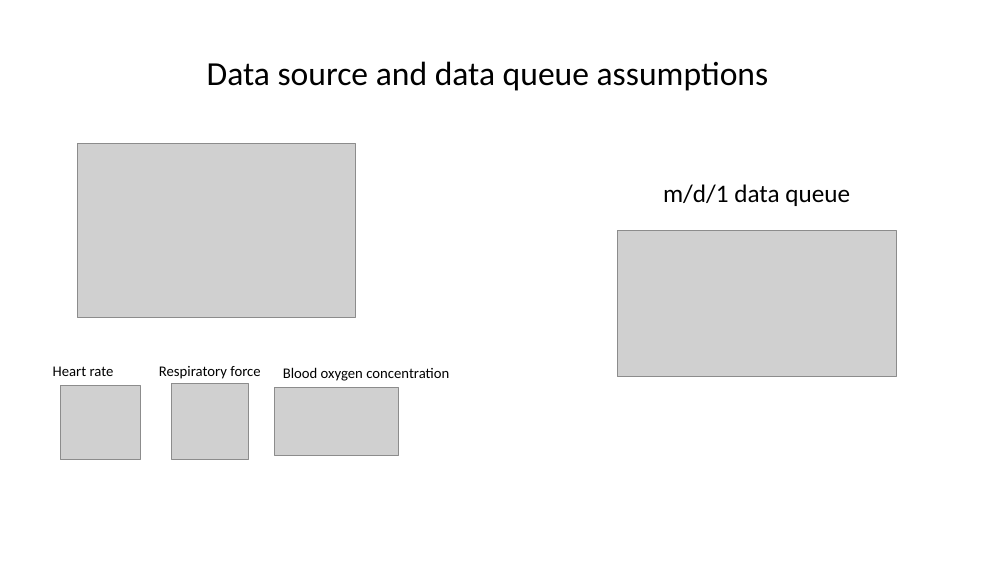
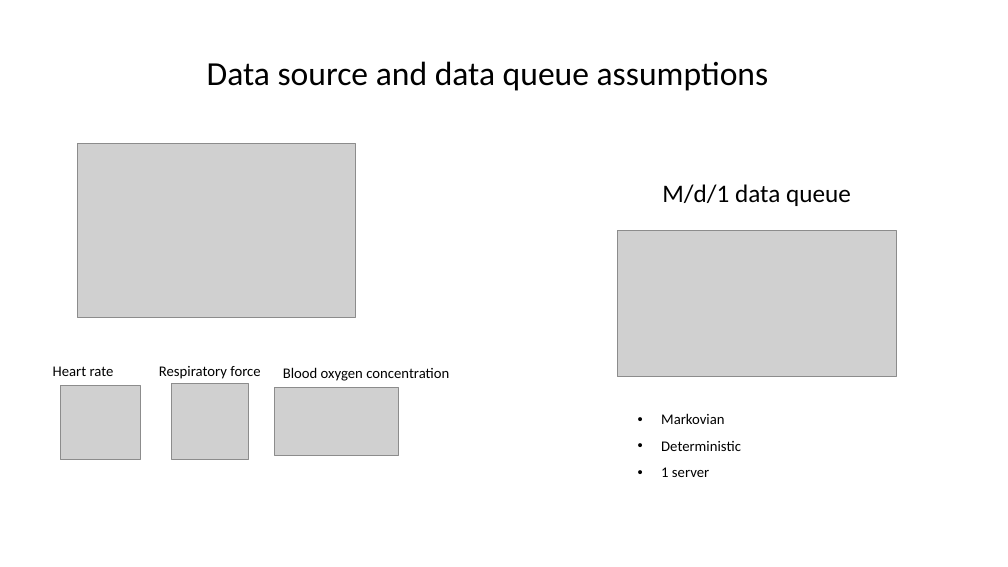
Before and after one commit to JAMota/Applied-Data-Science-and-Statistics, a slide deck: slide 3 of Term3/PresentationMidPoint.pptx. Drawn at 1008x567 pixels with LibreOffice and Linux fonts; fonts in the diff are those of the drawing; grey boxes stand for pictures. Boxes give left, top, right and bottom in pixels: in the first picture for what was removed or moved away, otherwise in the second. Text is boxed around its words. In the diff, an @@ line names an element or a change of style, - is before the commit and + after.

```diff
--- a/Term3/PresentationMidPoint.pptx
+++ b/Term3/PresentationMidPoint.pptx
@@ subtitle at [662,184,851,206]: text changed @@
-m/d/1 data queue
+M/d/1 data queue
@@ text added at [661,413,741,477], 14 pt, text #000000 @@
+• Markovian
+• Deterministic
+• 1 server
```
Also in this commit, not shown: 2 other slides changed.
